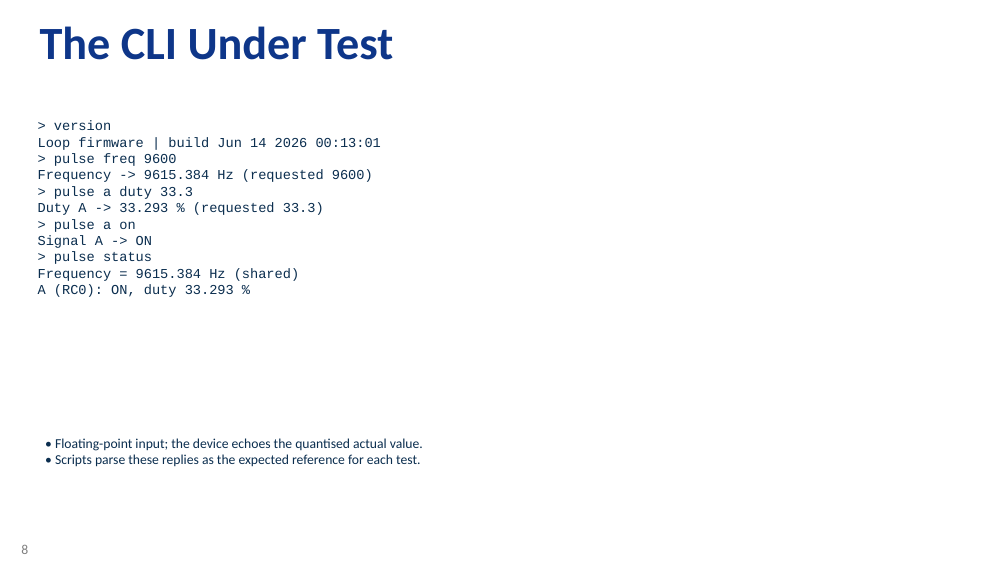
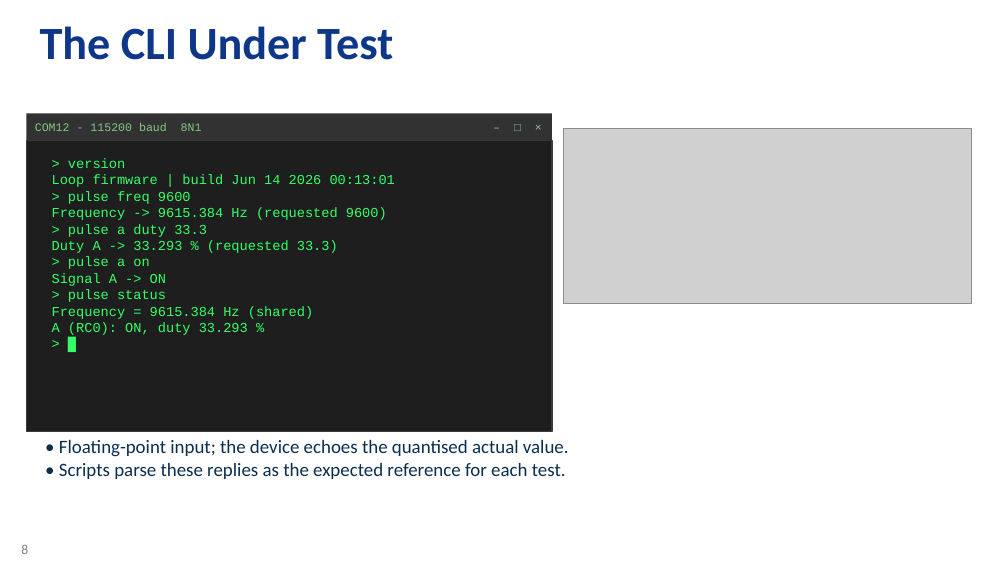
Before and after one commit to zabooh/Loop, a slide deck: slide 8 of loop_automation.pptx. Drawn at 1008x567 pixels with LibreOffice and Linux fonts; fonts in the diff are those of the drawing; grey boxes stand for pictures; background and template pictures are left out. Boxes give left, top, right and bottom in pixels: in the first picture for what was removed or moved away, otherwise in the second. Text is boxed around its words. In the diff, an @@ line names an element or a change of style, - is before the commit and + after.

```diff
--- a/loop_automation.pptx
+++ b/loop_automation.pptx
@@ rectangle added at <box>26,113,552,141</box>, fill #323233, 11 pt, text #86C586 @@
+COM12 - 115200 baud 8N1
@@ text added at <box>461,113,548,141</box>, 11 pt, text #86C586 @@
+– □ ×
@@ rectangle added at <box>26,141,552,432</box>, fill #1E1E1E, outline #3C3C3C 1 pt @@
@@ picture added at <box>563,129,972,304</box> @@
@@ text at <box>52,158,395,335</box>: paragraph added @@
+> █
@@ text "> version": place and size @@
-text "> version" at <box>38,120,381,297</box>
+text "> version" at <box>52,158,395,335</box>
@@ text at <box>52,158,395,335</box>: text colour #0B2E4F to #33FF66 @@
@@ text "• Floating-point input; the device ..." at <box>59,440,569,479</box>: size 13 to 18 pt @@
```
Also in this commit, not shown: 13 other slides changed, 5 slides added, 3 other files.
